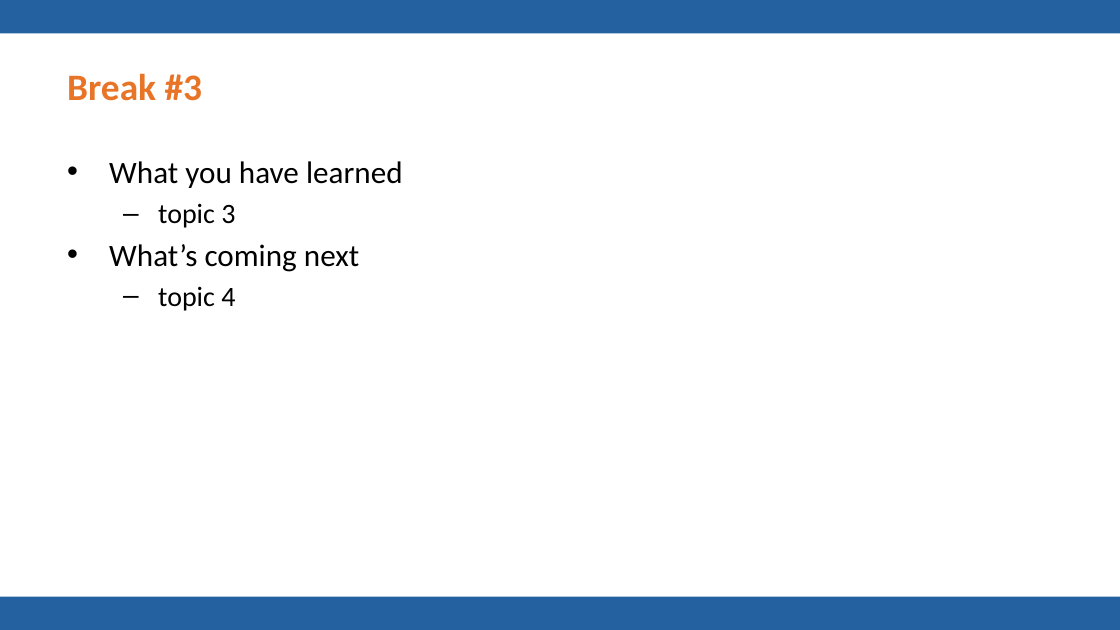
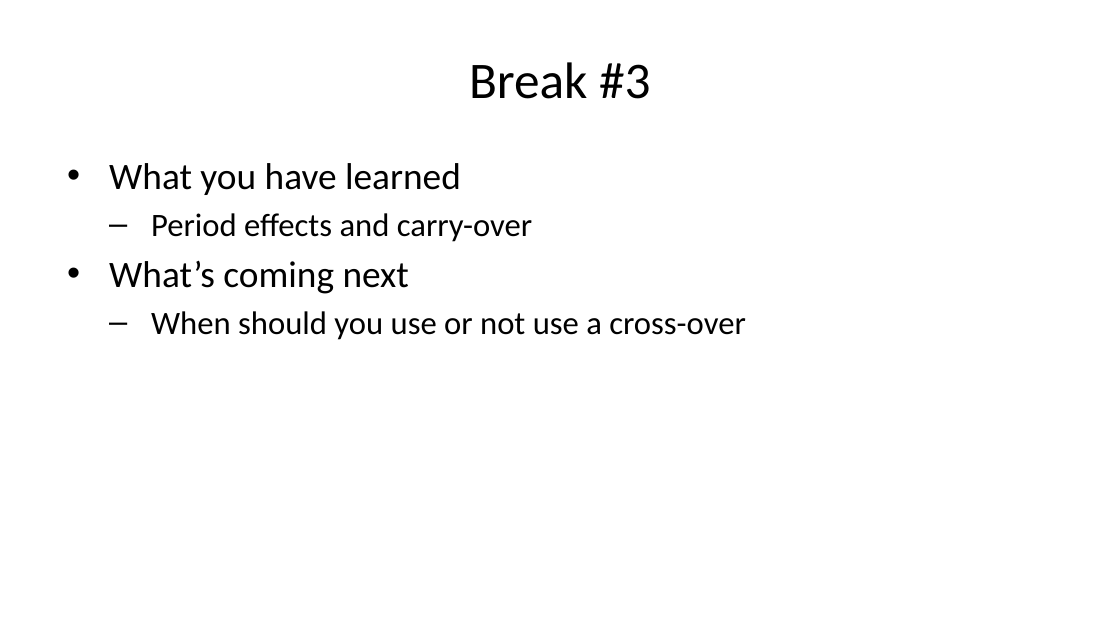
Before and after one commit to pmean/talks, a slide deck: slide 35 of cross-over/results/cross-over-slides-and-speaker-notes.pptx (slide 8 before the commit). Drawn at 1120x630 pixels with LibreOffice and Linux fonts; fonts in the diff are those of the drawing; background and template pictures are left out. Boxes give left, top, right and bottom in pixels: in the first picture for what was removed or moved away, otherwise in the second. Text is boxed around its words. In the diff, an @@ line names an element or a change of style, - is before the commit and + after.

```diff
--- a/cross-over/results/cross-over-slides-and-speaker-notes.pptx
+++ b/cross-over/results/cross-over-slides-and-speaker-notes.pptx
@@ rectangle removed at bbox=[0, 0, 1120, 34] @@
@@ title "Break #3" at bbox=[469, 62, 650, 99]: size 24 to 33 pt, text colour #E87427 to #000000, bold off; alignment left to centre @@
@@ text at bbox=[109, 163, 461, 294]: size 20 to 24 pt in "What you have learned", "What’s coming next" @@
@@ text at bbox=[151, 213, 532, 242]: text changed; size 18 to 21 pt @@
-  – topic 3
+  – Period effects and carry-over
@@ text at bbox=[151, 311, 746, 340]: text changed; size 18 to 21 pt @@
-  – topic 4
+  – When should you use or not use a cross-over
@@ rectangle removed at bbox=[0, 597, 1120, 630] @@
```
Also in this commit, not shown: 4 other slides changed, 45 slides added, 9 slides removed, 9 other files.
